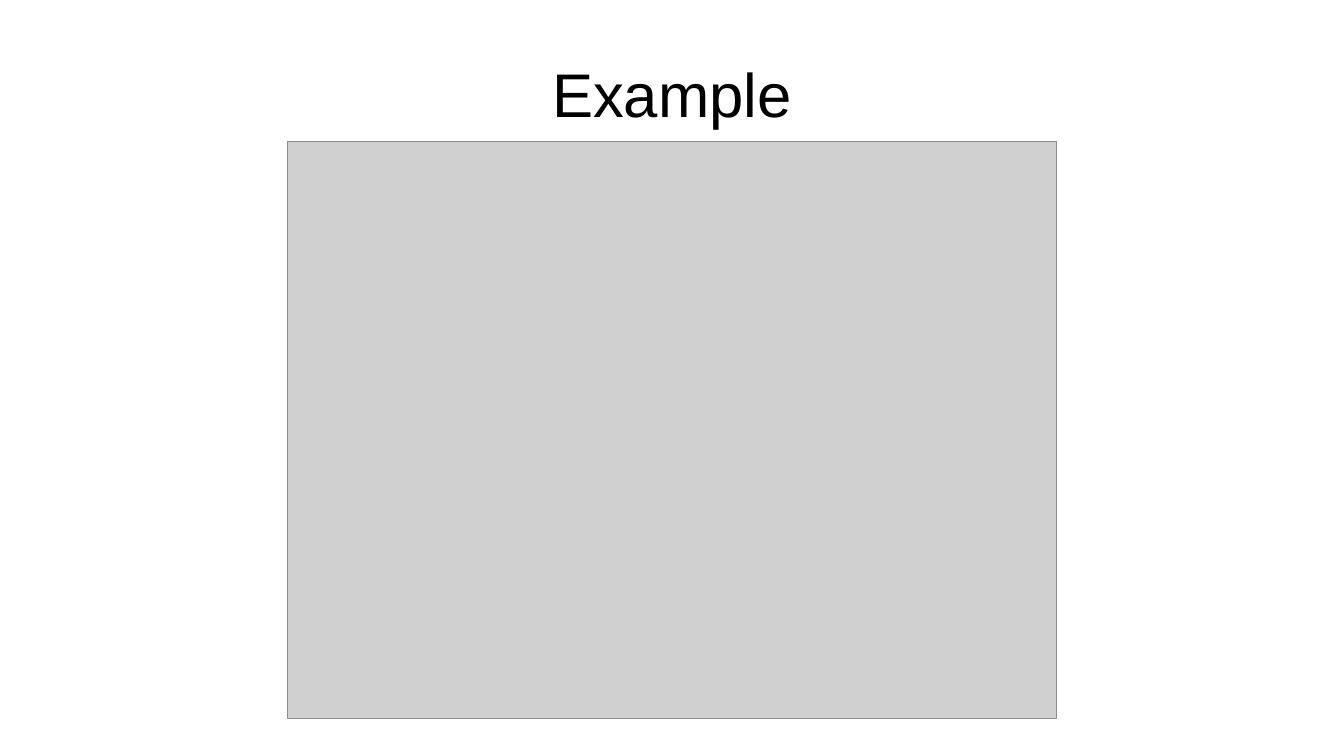
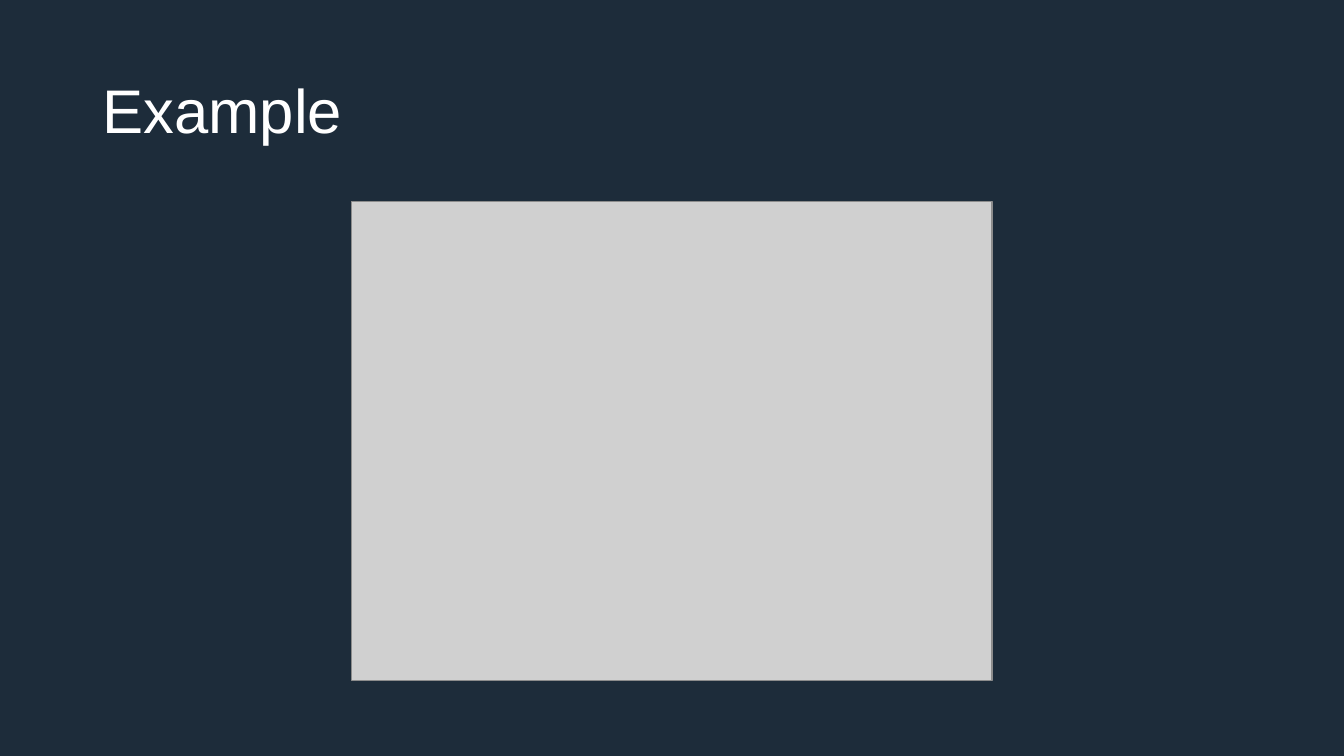
Before and after one commit to IEscher/PLM_uiua, a slide deck: slide 4 of documents/Presentation.pptx. Drawn at 1344x756 pixels with LibreOffice and Linux fonts; fonts in the diff are those of the drawing; grey boxes stand for pictures. Boxes give left, top, right and bottom in pixels: in the first picture for what was removed or moved away, otherwise in the second. Text is boxed around its words. In the diff, an @@ line names an element or a change of style, - is before the commit and + after.

```diff
--- a/documents/Presentation.pptx
+++ b/documents/Presentation.pptx
@@ background #FFFFFF to #1D2C3A @@
@@ title "Example": place and size @@
-title "Example" at <box>552,72,792,129</box>
+title "Example" at <box>102,88,342,145</box>
@@ title "Example" at <box>102,88,342,145</box>: text colour #000000 to #FFFFFF; alignment centre to left; line spacing 1 to 0.9 @@
@@ picture: place and size @@
-picture at <box>287,141,1058,718</box>
+picture at <box>352,202,992,682</box>
```
Also in this commit, not shown: 7 other slides changed, 2 slides added, 1 other file.
